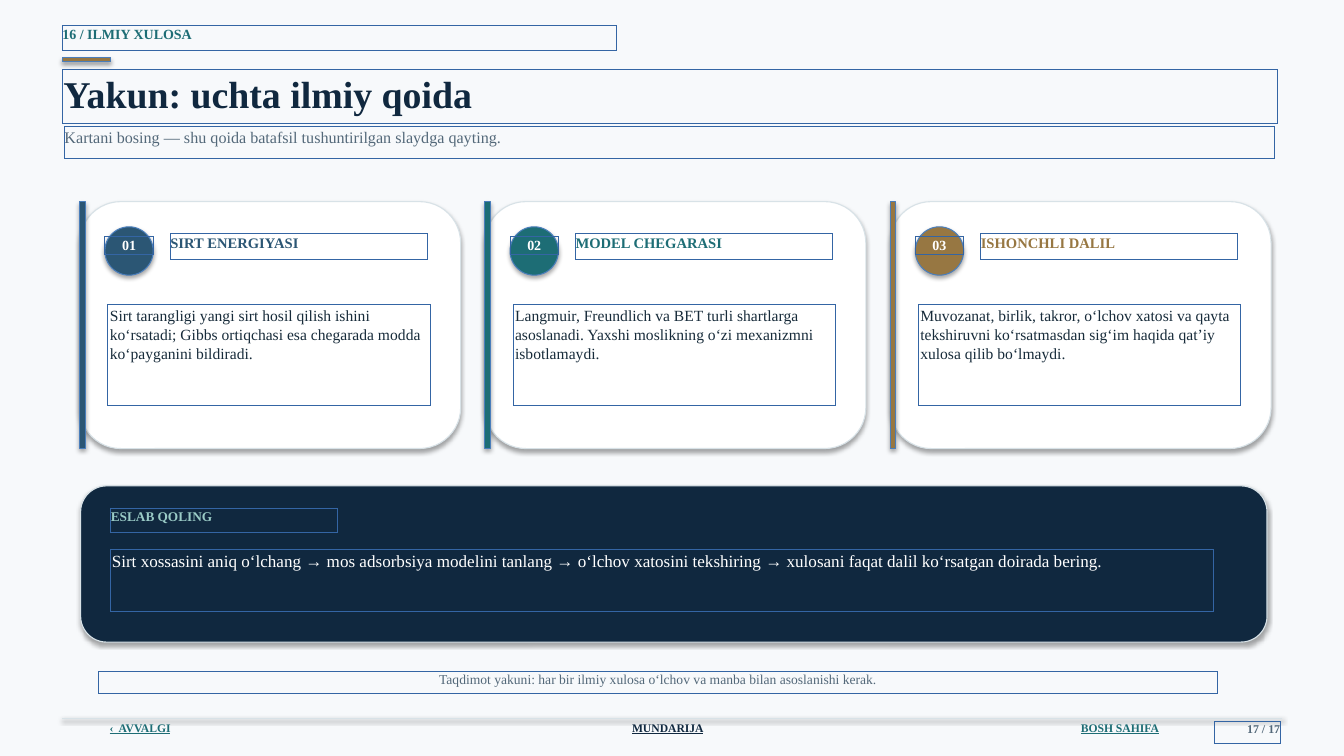
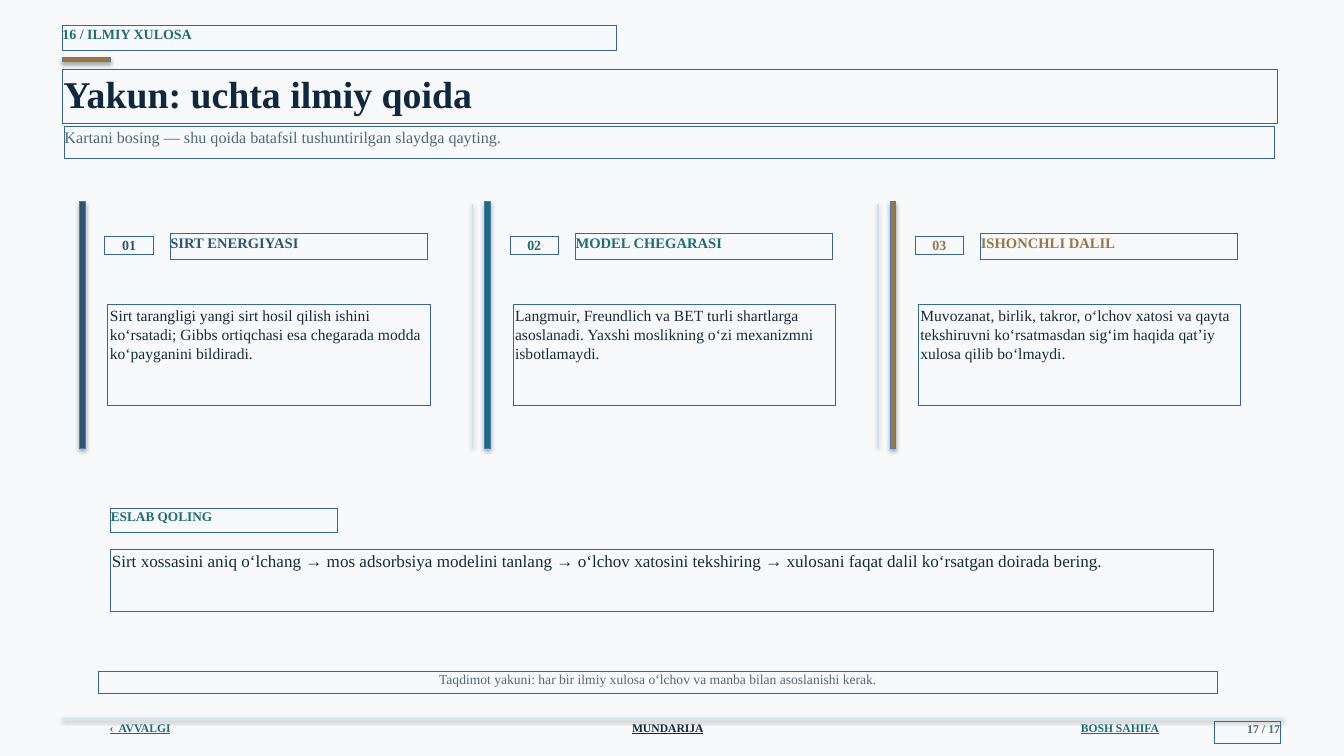
Before and after one commit to jabborovd18-collab/taqdimot-fayllari, a slide deck: slide 17 of sirt_hodisalari_adsorbsiya_ilmi.pptx. Drawn at 1344x756 pixels with LibreOffice and Linux fonts; fonts in the diff are those of the drawing; background and template pictures are left out. Boxes give left, top, right and bottom in pixels: in the first picture for what was removed or moved away, otherwise in the second. Text is boxed around its words. In the diff, an @@ line names an element or a change of style, - is before the commit and + after.

```diff
--- a/sirt_hodisalari_adsorbsiya_ilmi.pptx
+++ b/sirt_hodisalari_adsorbsiya_ilmi.pptx
@@ rounded rectangle removed at (80, 202, 461, 449) @@
@@ line added from (473, 204) to (473, 448), #D5DFE5 0.8 pt @@
@@ rounded rectangle removed at (485, 202, 866, 449) @@
@@ line added from (878, 204) to (878, 448), #D5DFE5 0.8 pt @@
@@ rounded rectangle removed at (890, 202, 1271, 449) @@
@@ text "01" at (122, 240, 136, 250): text colour #FFFFFF to #2B5674 @@
@@ ellipse removed at (105, 227, 153, 275) @@
@@ text "02" at (527, 240, 541, 250): text colour #FFFFFF to #1D6D75 @@
@@ ellipse removed at (510, 227, 559, 275) @@
@@ text "03" at (932, 240, 946, 250): text colour #FFFFFF to #977742 @@
@@ ellipse removed at (915, 227, 964, 275) @@
@@ rounded rectangle removed at (81, 486, 1267, 642) @@
@@ text "ESLAB QOLING" at (111, 512, 213, 523): text colour #9ACBC6 to #1D6D75 @@
@@ text "Sirt xossasini aniq o‘lchang → ..." at (112, 555, 1102, 571): text colour #FFFFFF to #172B3A @@
```
Also in this commit, not shown: 15 other slides changed.
